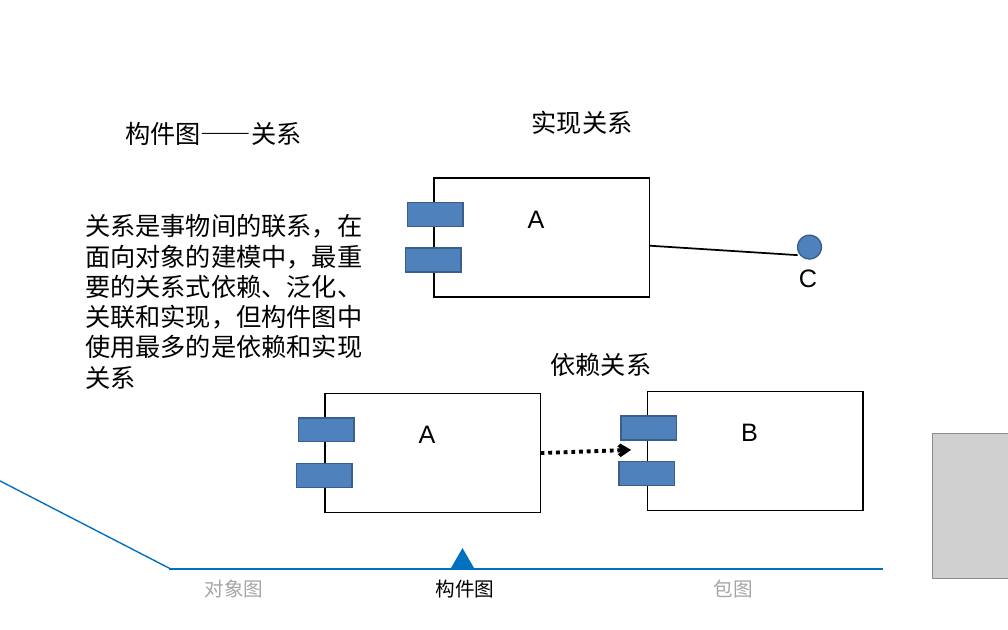
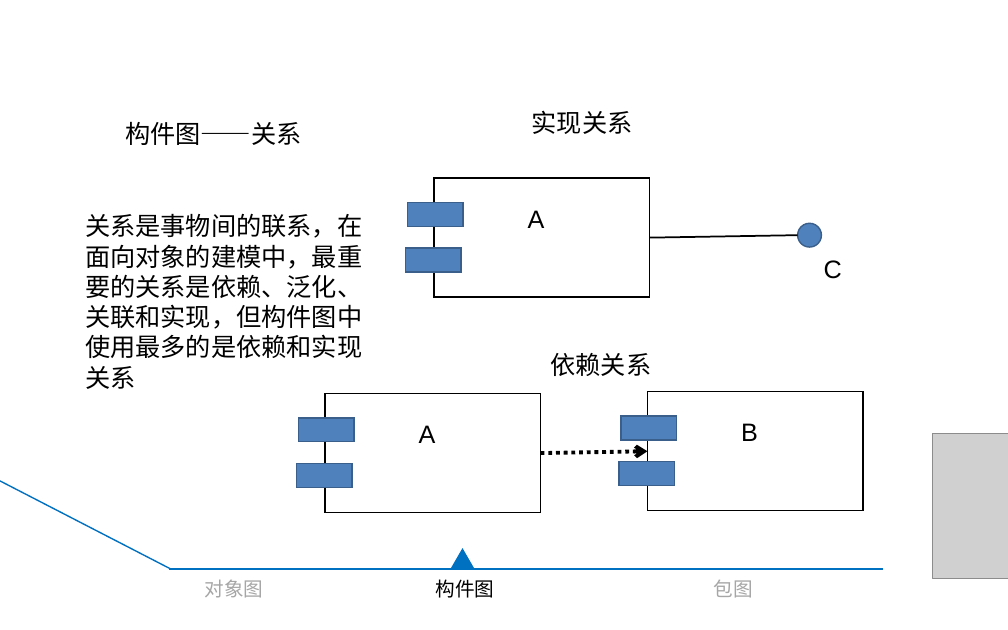
Before and after one commit to ToryXu0407/Project_yc, a slide deck: slide 11 of 翻转课堂/翻转课堂PPT.pptx. Drawn at 1008x630 pixels with LibreOffice and Linux fonts; fonts in the diff are those of the drawing; grey boxes stand for pictures. Boxes give left, top, right and bottom in pixels: in the first picture for what was removed or moved away, otherwise in the second. Text is boxed around its words. In the diff, an @@ line names an element or a change of style, - is before the commit and + after.

Commit message:
对象图、构件图、包图翻转课堂ppt修改

```diff
--- a/翻转课堂/翻转课堂PPT.pptx
+++ b/翻转课堂/翻转课堂PPT.pptx
@@ text at (x1=85, y1=213, x2=362, y2=389): text changed @@
-关系是事物间的联系，在面向对象的建模中，最重要的关系式依赖、泛化、关联和实现，但构件图中使用最多的是依赖和实现关系
+关系是事物间的联系，在面向对象的建模中，最重要的关系是依赖、泛化、关联和实现，但构件图中使用最多的是依赖和实现关系
@@ line moved from (649, 246) - (797, 255) to (649, 238) - (797, 235) @@
@@ ellipse moved from (x1=797, y1=235, x2=822, y2=259) to (x1=797, y1=224, x2=822, y2=248) @@
@@ text "C" moved from (x1=799, y1=269, x2=817, y2=288) to (x1=824, y1=260, x2=842, y2=279) @@
@@ arrow moved from (540, 453) - (631, 450) to (540, 454) - (647, 452) @@
```
Also in this commit, not shown: 1 other slide changed.
